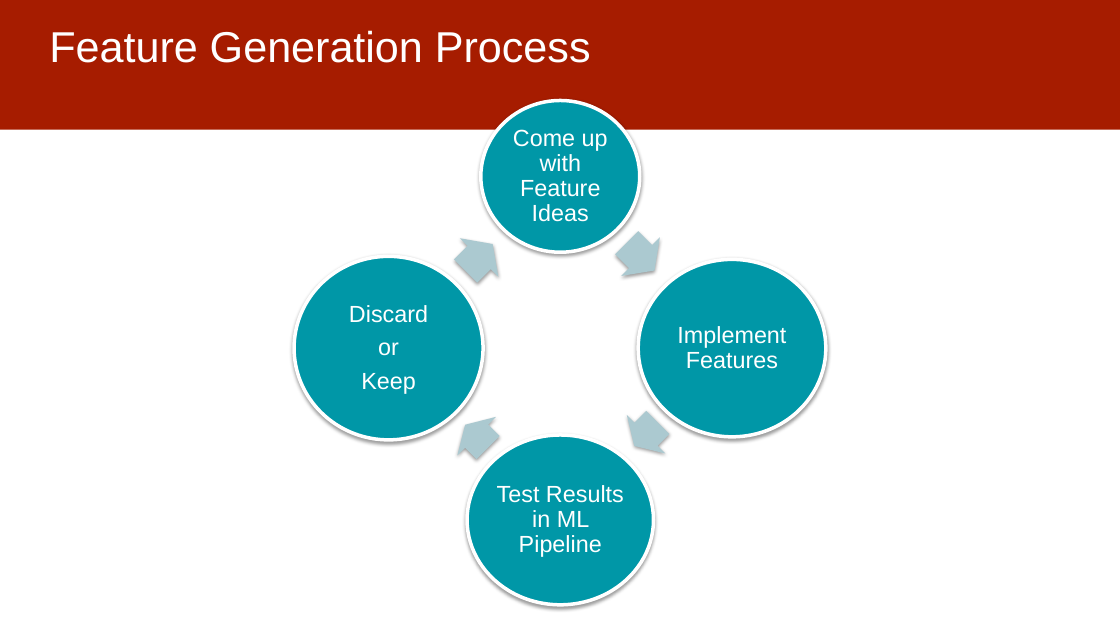
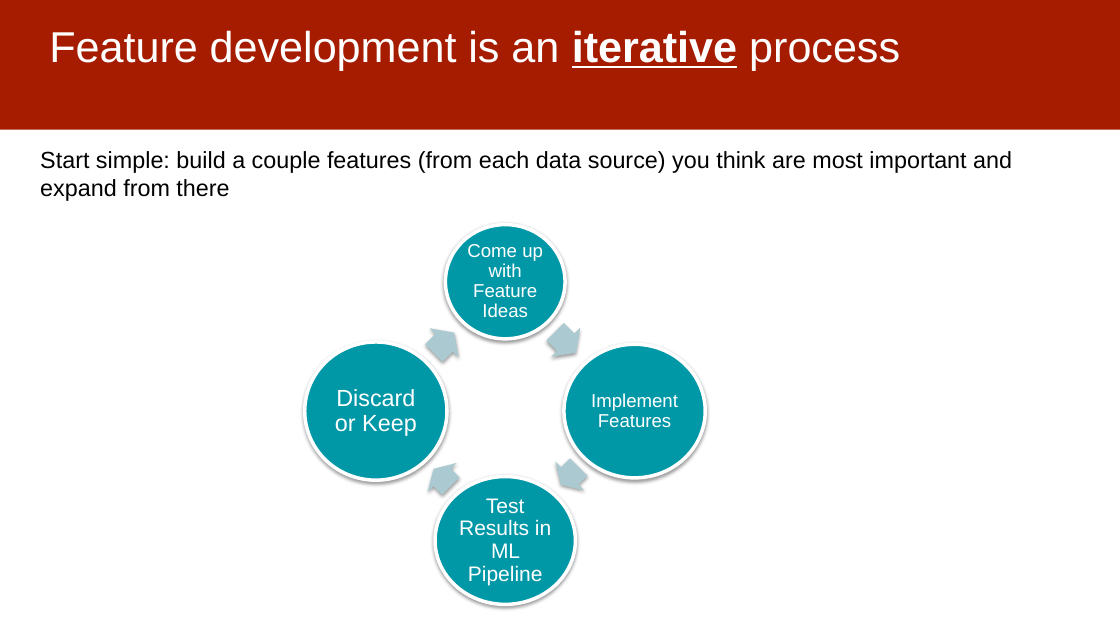
Before and after one commit to dssg/mlforpublicpolicylab, a slide deck: slide 5 of 05 - Features/features-and-imputation.pptx. Drawn at 1120x630 pixels with LibreOffice and Linux fonts; fonts in the diff are those of the drawing. Boxes give left, top, right and bottom in pixels: in the first picture for what was removed or moved away, otherwise in the second. Text is boxed around its words. In the diff, an @@ line names an element or a change of style, - is before the commit and + after.

```diff
--- a/05 - Features/features-and-imputation.pptx
+++ b/05 - Features/features-and-imputation.pptx
@@ title at (49, 30, 900, 70): text changed @@
-Feature Generation Process
+Feature development is an iterative process
@@ text added at (40, 151, 1012, 201), 20 pt, text #000000 @@
+  Start simple: build a couple features (from each data source) you think are most important and expand from there
@@ ellipse: place and size @@
-ellipse at (481, 101, 639, 253)
+ellipse at (445, 224, 565, 339)
@@ text "Come up with Feature Ideas" at (467, 244, 543, 317): size 20 to 16 pt; less space between paragraphs @@
@@ text "Come up with Feature Ideas": place and size @@
-text "Come up with Feature Ideas" at (513, 129, 608, 222)
+text "Come up with Feature Ideas" at (467, 244, 543, 317)
@@ right arrow: place and size @@
-right arrow at (447, 225, 513, 290)
+right arrow at (420, 319, 469, 368)
@@ right arrow: place and size @@
-right arrow at (607, 223, 674, 290)
+right arrow at (541, 317, 591, 367)
@@ ellipse: place and size @@
-ellipse at (294, 256, 483, 440)
+ellipse at (305, 342, 447, 481)
@@ ellipse: place and size @@
-ellipse at (639, 260, 826, 437)
+ellipse at (564, 344, 705, 478)
@@ text at (335, 389, 417, 436): text changed @@
-Discard
-or
-Keep
+Discard or Keep
@@ text "Implement Features": place and size @@
-text "Implement Features" at (677, 326, 786, 369)
+text "Implement Features" at (591, 393, 678, 428)
@@ text "Implement Features" at (591, 393, 678, 428): size 20 to 16 pt; less space between paragraphs @@
@@ right arrow: place and size @@
-right arrow at (446, 406, 507, 467)
+right arrow at (419, 454, 466, 501)
@@ ellipse: place and size @@
-ellipse at (467, 435, 654, 605)
+ellipse at (435, 476, 576, 604)
@@ right arrow: place and size @@
-right arrow at (615, 403, 677, 465)
+right arrow at (546, 453, 593, 499)
@@ text "Test Results in ML Pipeline": place and size @@
-text "Test Results in ML Pipeline" at (497, 485, 624, 557)
+text "Test Results in ML Pipeline" at (459, 498, 551, 585)
@@ text "Test Results in ML Pipeline" at (459, 498, 551, 585): size 20 to 18 pt @@
```
Also in this commit, not shown: 2 other slides changed.
